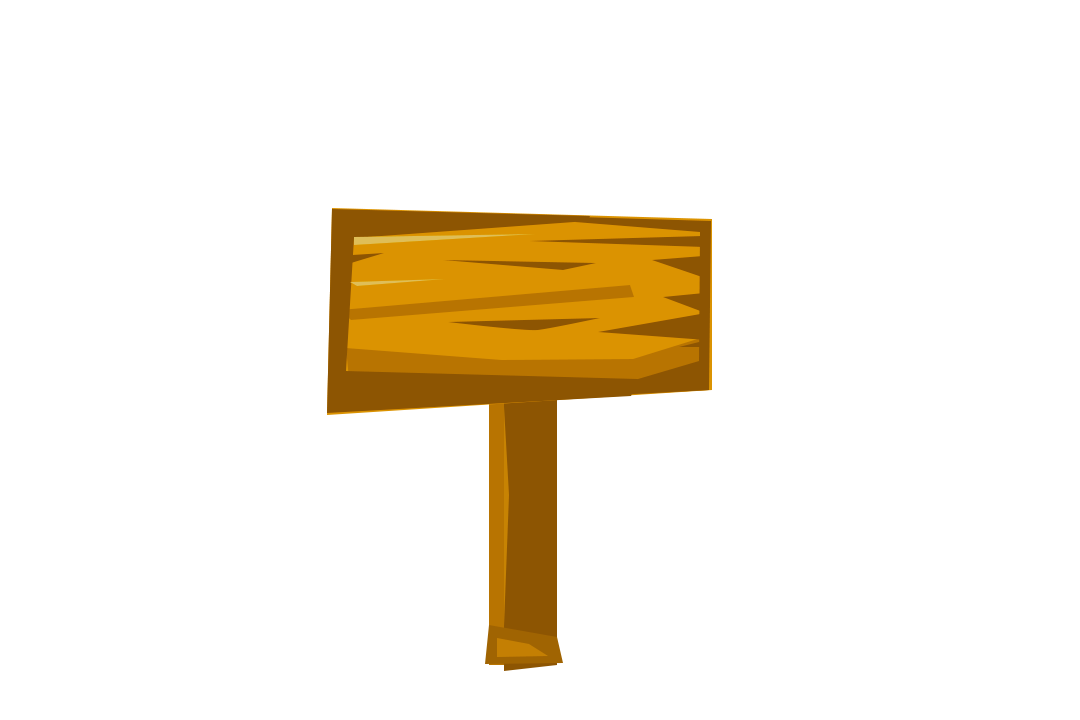
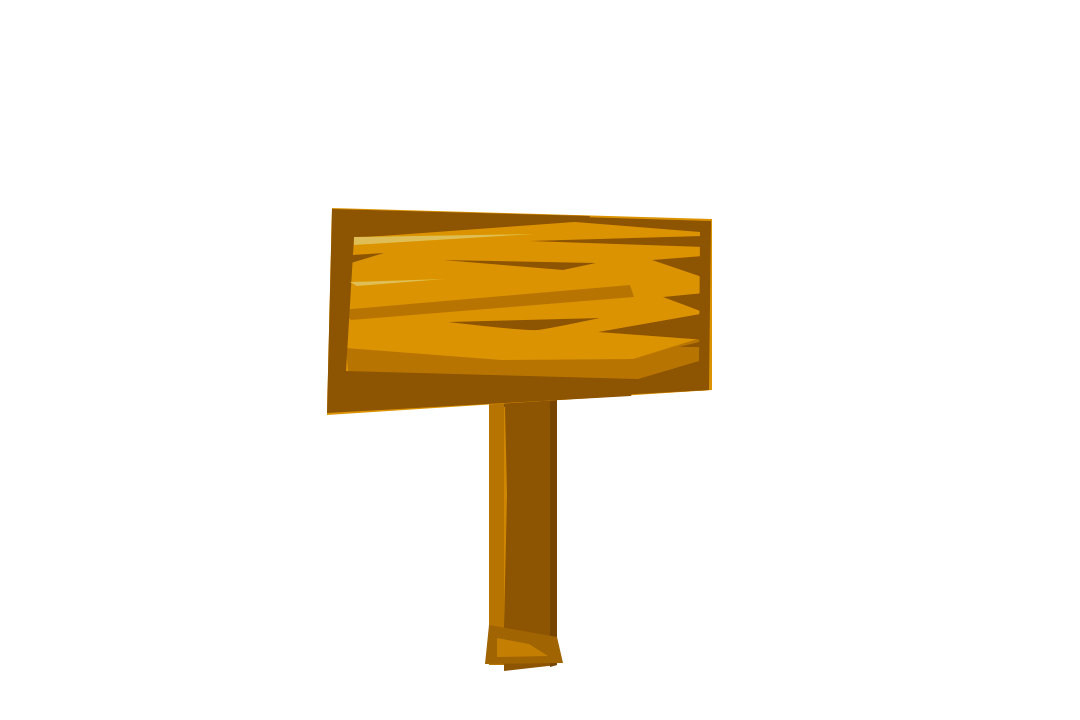
Revision of a layered (1080, 720) image; what changed, layer by layer:
painted on "形状 19" over [504,407,509,623]
added layer "矩形 6 副本 2" in group "组 4" over [550,400,557,667]
